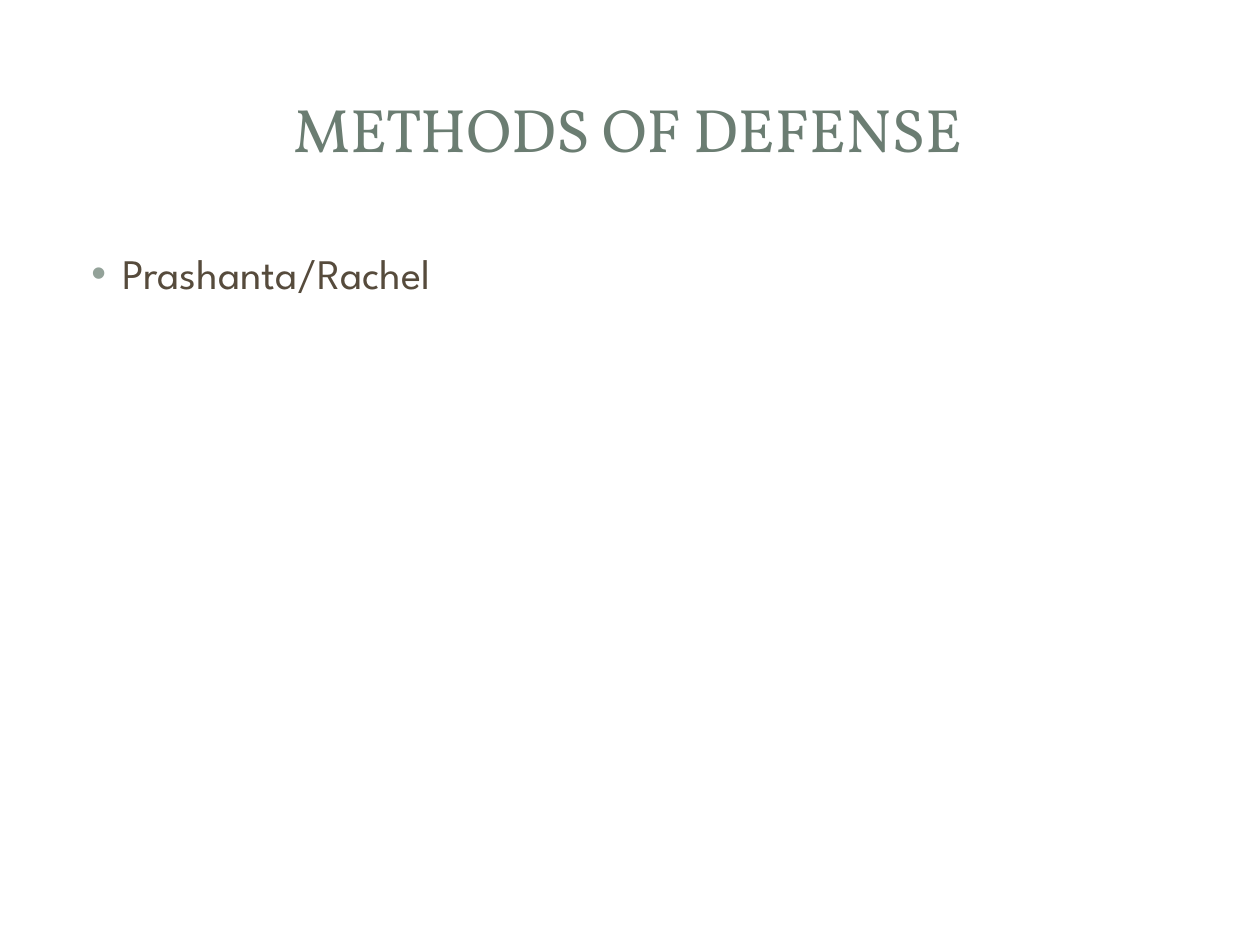
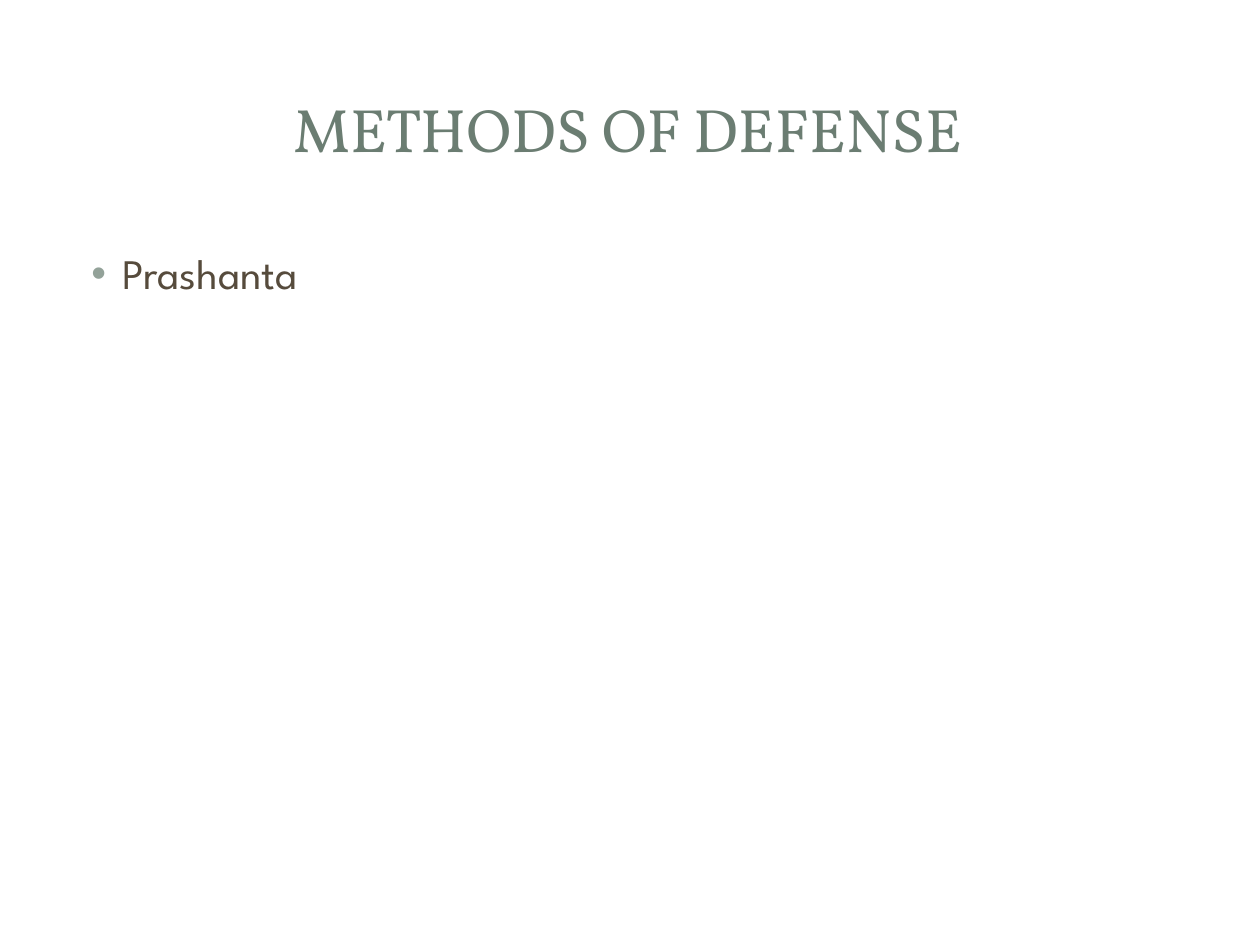
Before and after one commit to mjmalkowski11023/Computer-Security-2013, a slide deck: slide 8 of VMBR_Presentation.pptx. Drawn at 1260x945 pixels with LibreOffice and Linux fonts; fonts in the diff are those of the drawing; background and template pictures are left out. Boxes give left, top, right and bottom in pixels: in the first picture for what was removed or moved away, otherwise in the second. Text is boxed around its words. In the diff, an @@ line names an element or a change of style, - is before the commit and + after.

```diff
--- a/VMBR_Presentation.pptx
+++ b/VMBR_Presentation.pptx
@@ text at bbox=[123, 260, 297, 290]: text changed @@
-• Prashanta/Rachel
+• Prashanta
```
Also in this commit, not shown: 3 other slides changed.
